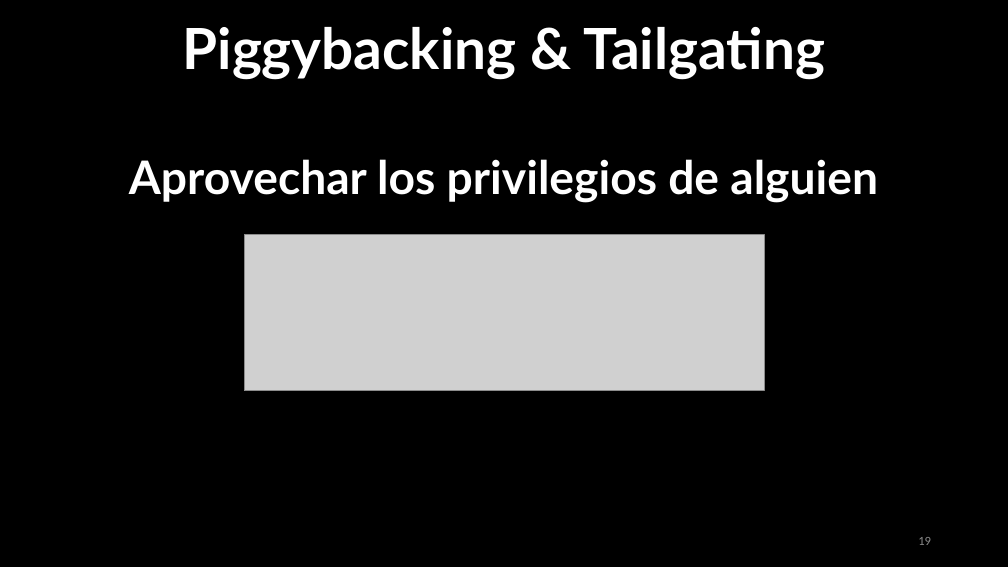
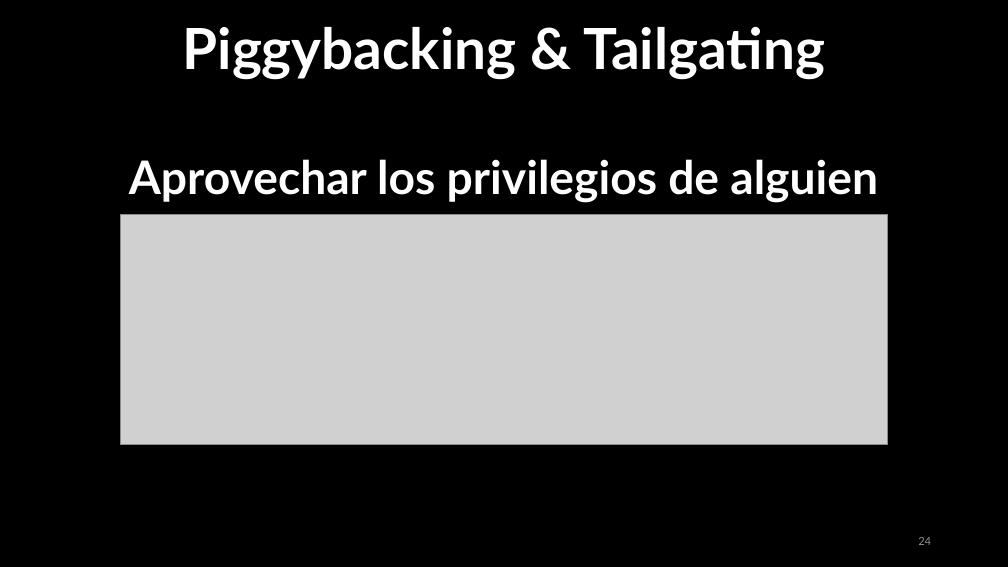
Before and after one commit to urcuqui/WhiteHat, a slide deck: slide 24 of My courses/Club Hack1ng/Social Engineering/2018-2/sesion1.pptx (slide 19 before the commit). Drawn at 1008x567 pixels with LibreOffice and Linux fonts; fonts in the diff are those of the drawing; grey boxes stand for pictures. Boxes give left, top, right and bottom in pixels: in the first picture for what was removed or moved away, otherwise in the second. Text is boxed around its words. In the diff, an @@ line names an element or a change of style, - is before the commit and + after.

```diff
--- a/My courses/Club Hack1ng/Social Engineering/2018-2/sesion1.pptx
+++ b/My courses/Club Hack1ng/Social Engineering/2018-2/sesion1.pptx
@@ picture: place and size @@
-picture at (244,234,765,391)
+picture at (120,214,888,445)
@@ page number at (918,537,931,545): text changed @@
-19
+24
```
Also in this commit, not shown: 2 other slides changed, 24 slides added.
